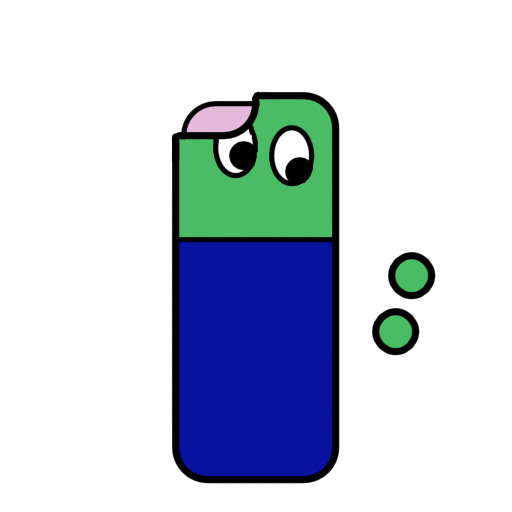
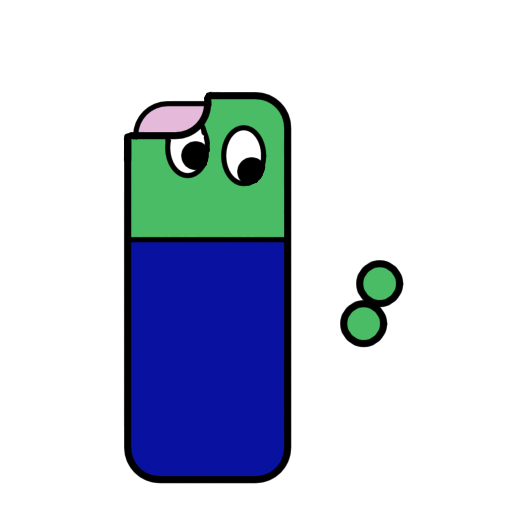
Layered file, before and after one edit (512×512). Changes by layer:
painted on "Lineart" over [123,91,436,484]
painted on "Color" over [123,91,436,484]
